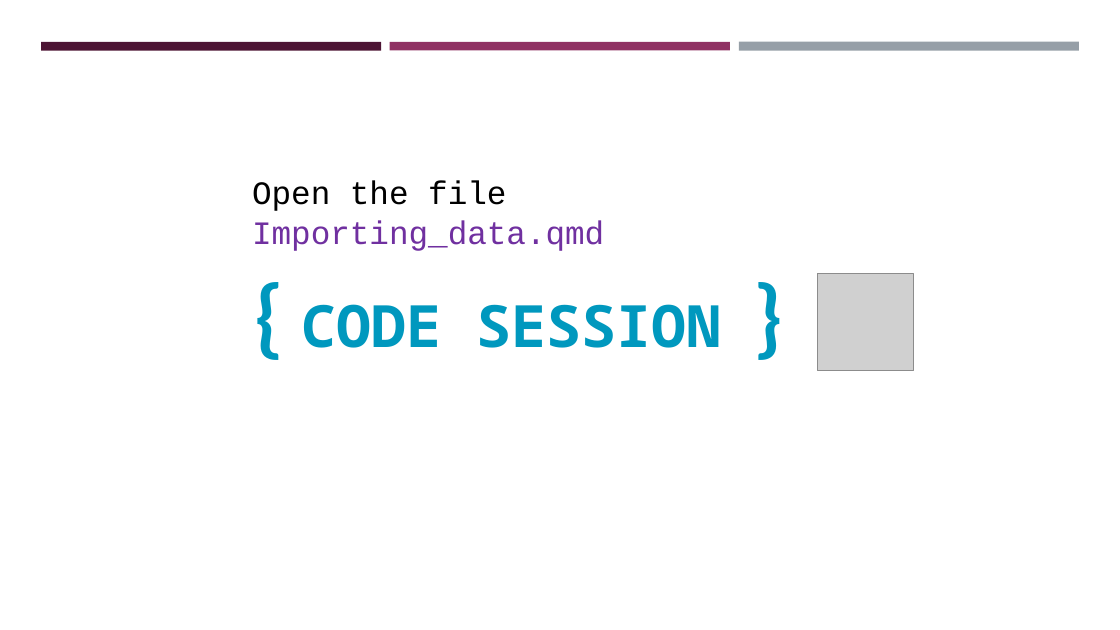
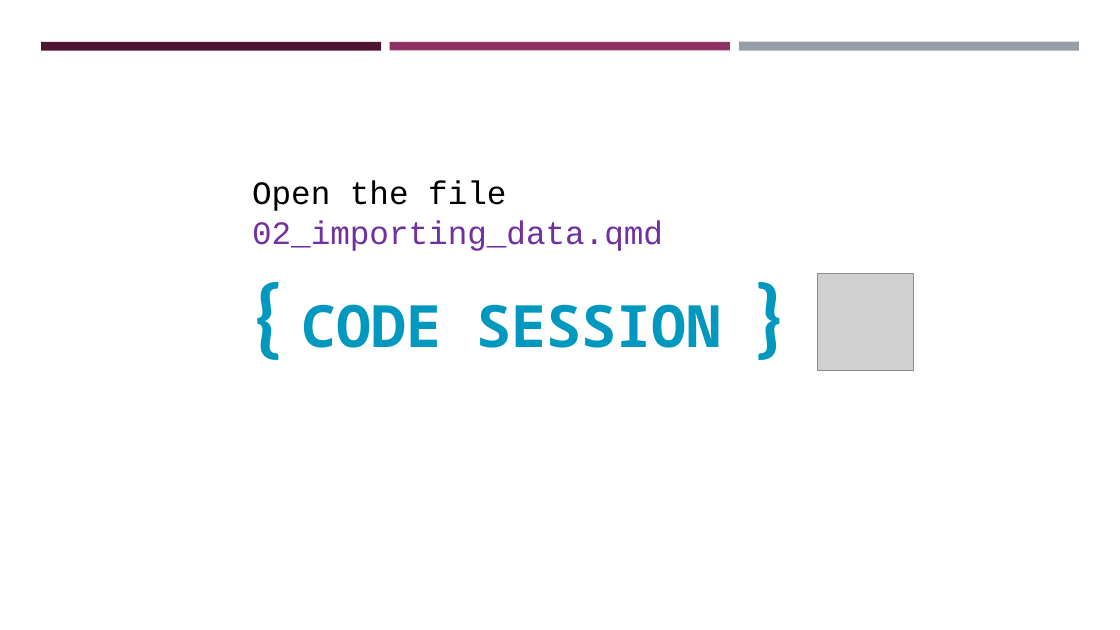
Before and after one commit to nuitrcs/r_ibis, a slide deck: slide 100 of IBIS-Introduction-to-R-Programming.pptx (slide 101 before the commit). Drawn at 1120x630 pixels with LibreOffice and Linux fonts; fonts in the diff are those of the drawing; grey boxes stand for pictures. Boxes give left, top, right and bottom in pixels: in the first picture for what was removed or moved away, otherwise in the second. Text is boxed around its words. In the diff, an @@ line names an element or a change of style, - is before the commit and + after.

```diff
--- a/IBIS-Introduction-to-R-Programming.pptx
+++ b/IBIS-Introduction-to-R-Programming.pptx
@@ text at [252,181,663,251]: text changed @@
-Open the file Importing_data.qmd
+Open the file 02_importing_data.qmd
```
Also in this commit, not shown: 1 other slide changed, 1 slide removed.
